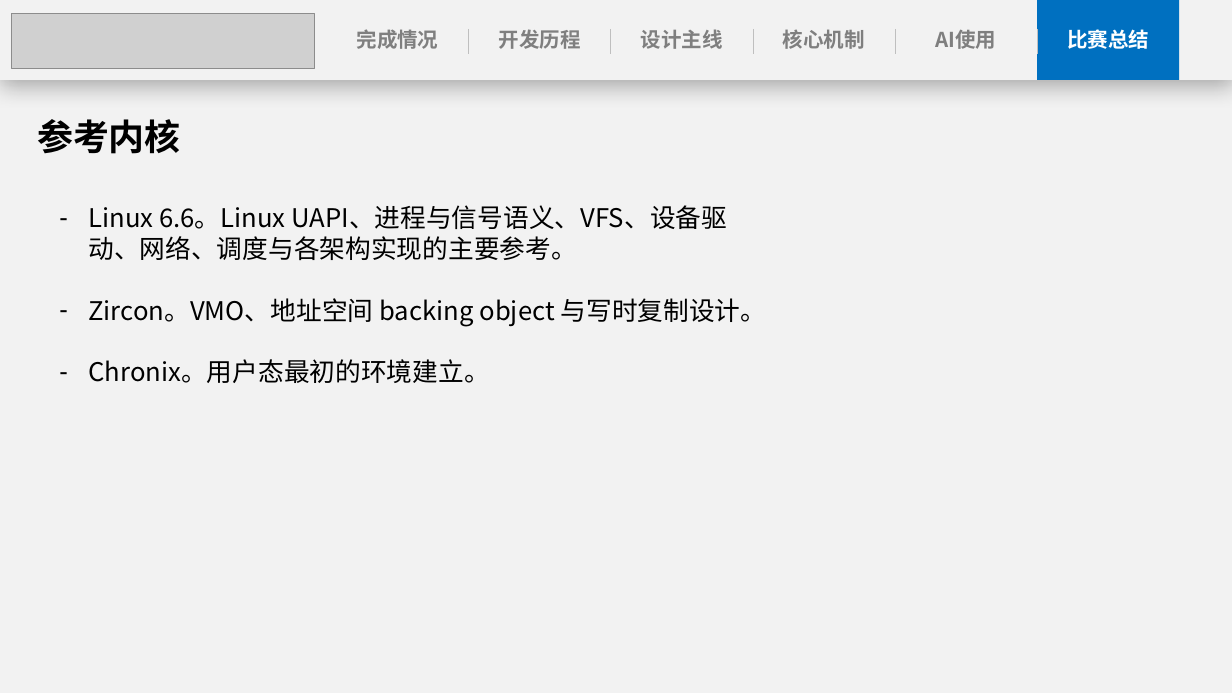
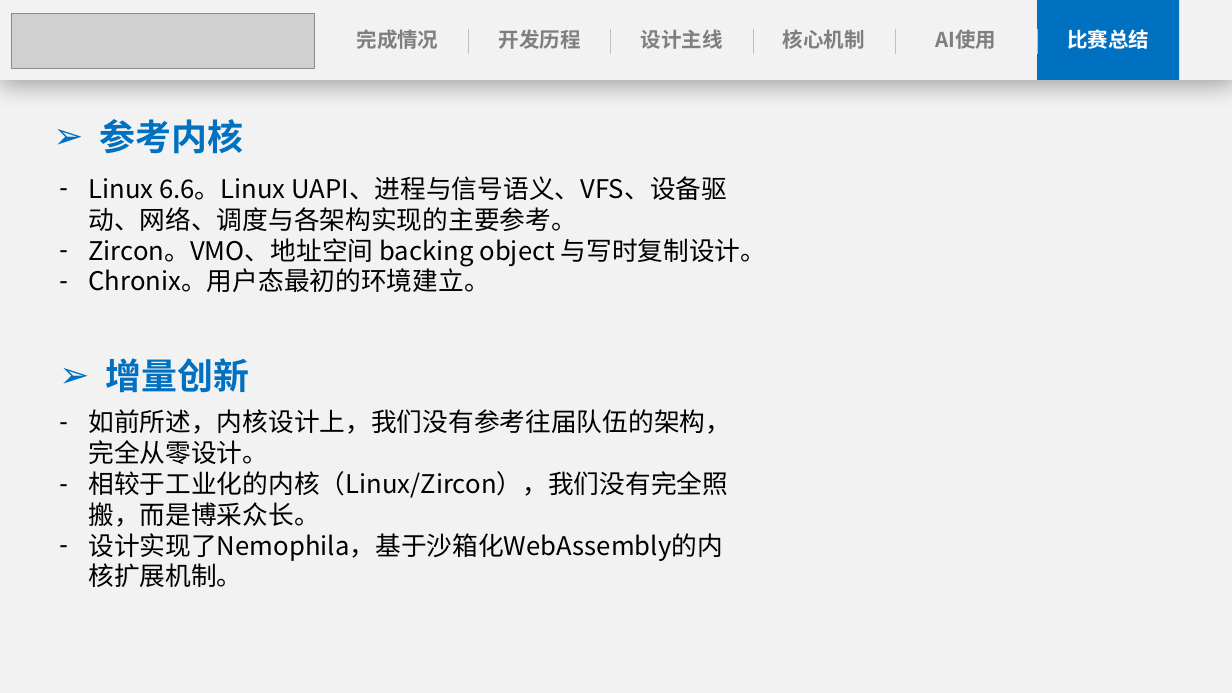
Before and after one commit to anemone-os/anemone, a slide deck: slide 27 of report/ppt/Anemone决赛演示文稿.pptx. Drawn at 1232x693 pixels with LibreOffice and Linux fonts; fonts in the diff are those of the drawing; grey boxes stand for pictures. Boxes give left, top, right and bottom in pixels: in the first picture for what was removed or moved away, otherwise in the second. Text is boxed around its words. In the diff, an @@ line names an element or a change of style, - is before the commit and + after.

```diff
--- a/report/ppt/Anemone决赛演示文稿.pptx
+++ b/report/ppt/Anemone决赛演示文稿.pptx
@@ text "参考内核": place and size @@
-text "参考内核" at (37,119,181,154)
+text "参考内核" at (99,119,243,154)
@@ text "参考内核" at (99,119,243,154): text colour #000000 to #0070C0; bullet none to ➢ @@
@@ text "Linux 6.6。Linux UAPI、进程与信号语义、VFS、设备驱动、网络、调度与各架构实现的主要参考。" rewrapped from (88,205,767,383) to (88,176,767,292) @@
@@ text added at (106,358,250,393), 28 pt, text #0070C0, bold @@
+➢ 增量创新
@@ text added at (88,409,731,587), 20 pt, text #000000 @@
+– 如前所述，内核设计上，我们没有参考往届队伍的架构，完全从零设计。
+– 相较于工业化的内核（Linux/Zircon），我们没有完全照搬，而是博采众长。
+– 设计实现了Nemophila，基于沙箱化WebAssembly的内核扩展机制。
```
Also in this commit, not shown: 25 other slides changed.
